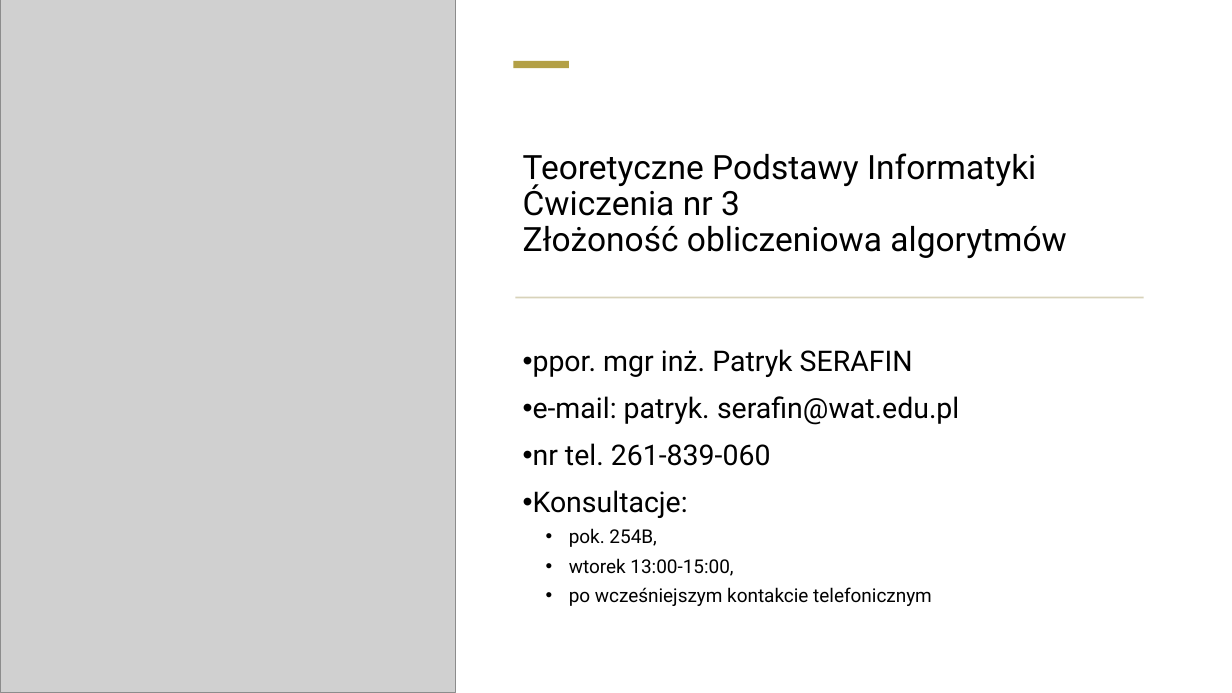
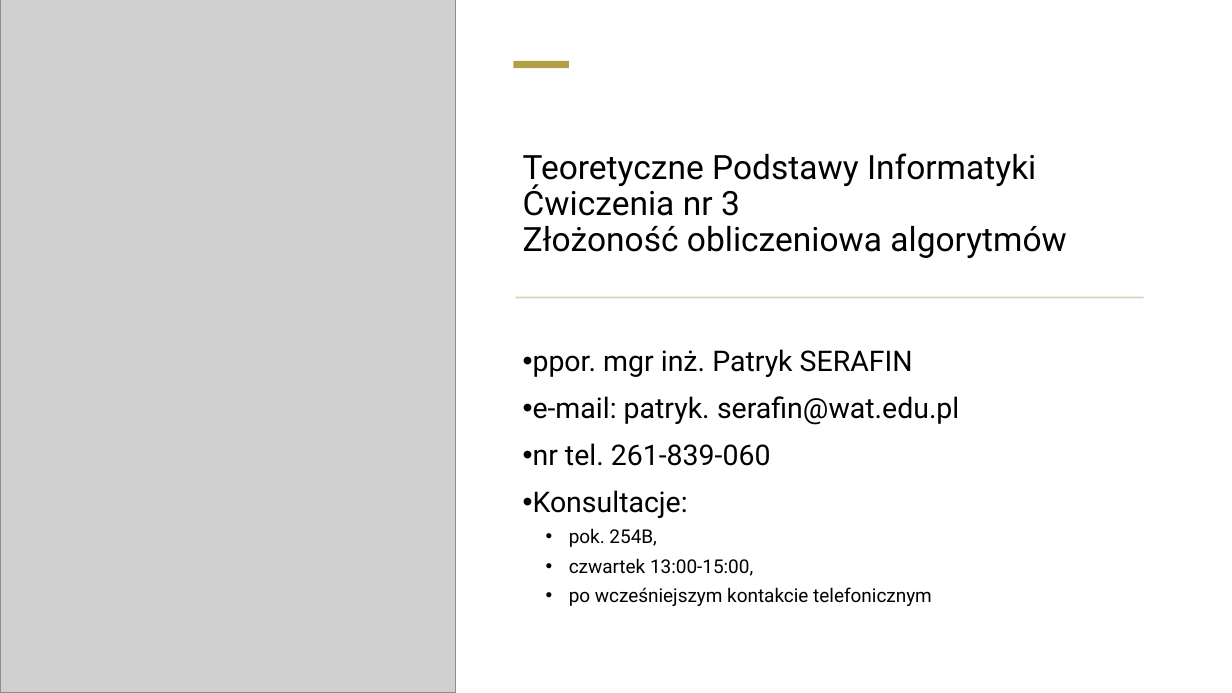
Before and after one commit to Joberooo/Joberooo.github.io, a slide deck: slide 1 of subjects/TPI/ćwiczenia nr 3 - TPI.pptx. Drawn at 1232x693 pixels with LibreOffice and Linux fonts; fonts in the diff are those of the drawing; grey boxes stand for pictures. Boxes give left, top, right and bottom in pixels: in the first picture for what was removed or moved away, otherwise in the second. Text is boxed around its words. In the diff, an @@ line names an element or a change of style, - is before the commit and + after.

```diff
--- a/subjects/TPI/ćwiczenia nr 3 - TPI.pptx
+++ b/subjects/TPI/ćwiczenia nr 3 - TPI.pptx
@@ subtitle at [569, 558, 753, 576]: text changed @@
-  • wtorek 13:00-15:00,
+  • czwartek 13:00-15:00,
```
Also in this commit, not shown: 8 other files.
